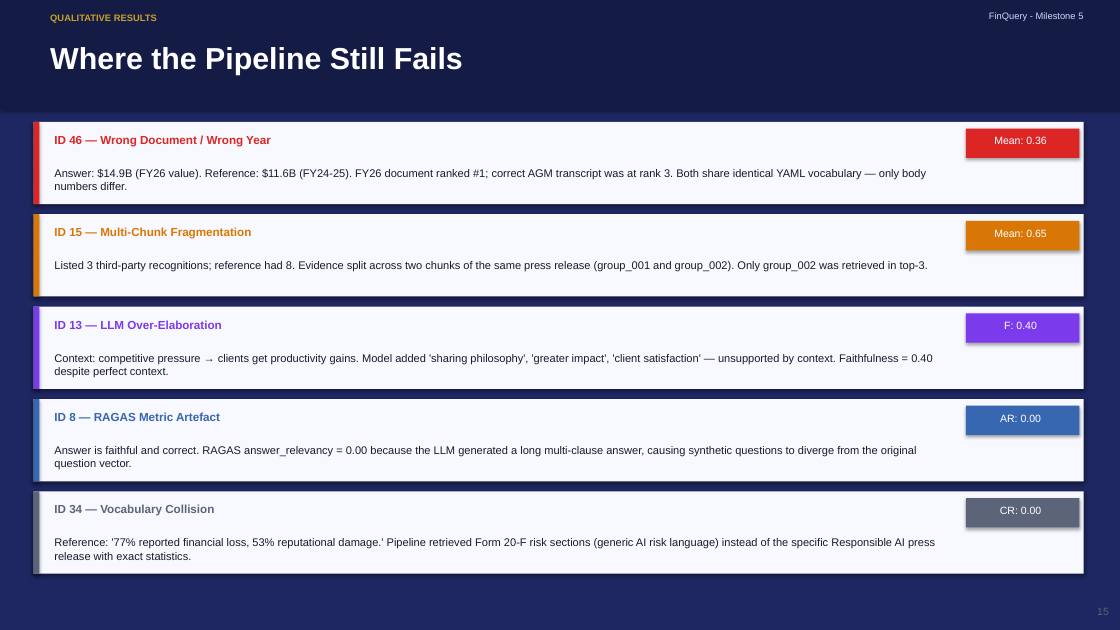
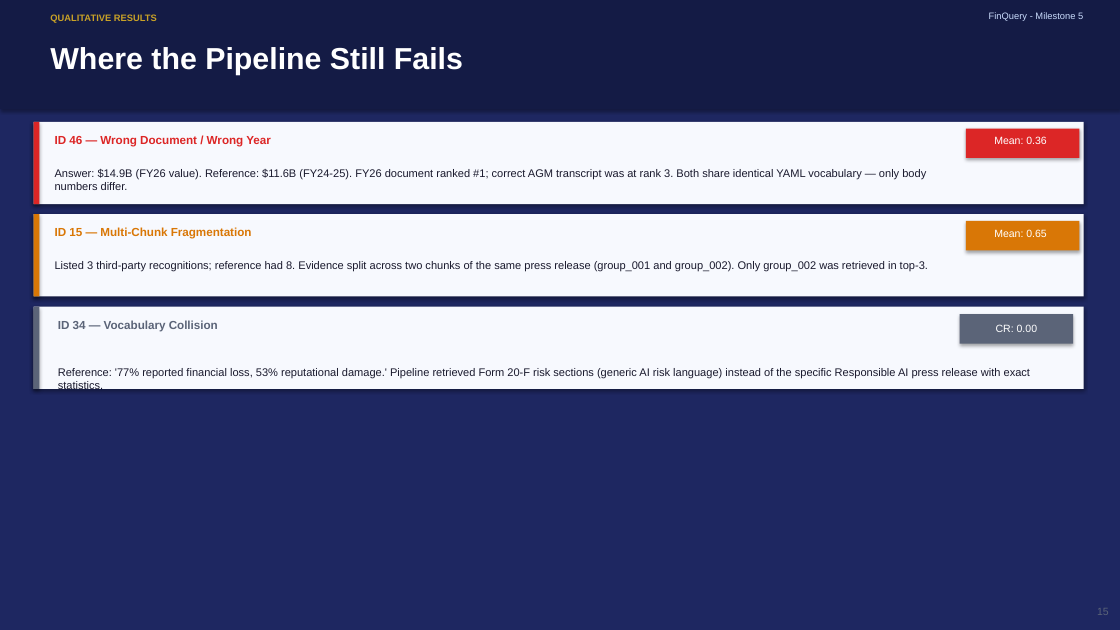
Before and after one commit to nandypi/Group-6-DS-and-AI-Lab-Project, a slide deck: slide 15 of Slides/DSAI_Team_6_Milestone5.pptx. Drawn at 1120x630 pixels with LibreOffice and Linux fonts; fonts in the diff are those of the drawing. Boxes give left, top, right and bottom in pixels: in the first picture for what was removed or moved away, otherwise in the second. Text is boxed around its words. In the diff, an @@ line names an element or a change of style, - is before the commit and + after.

```diff
--- a/Slides/DSAI_Team_6_Milestone5.pptx
+++ b/Slides/DSAI_Team_6_Milestone5.pptx
@@ rectangle at [34, 307, 39, 389]: fill #7C3AED to #5B6478 @@
@@ text "ID 34 — Vocabulary Collision": place and size @@
-text "ID 34 — Vocabulary Collision" at [54, 504, 214, 516]
+text "ID 34 — Vocabulary Collision" at [58, 320, 218, 332]
@@ text removed at [54, 320, 221, 329] @@
-ID 13 — LLM Over-Elaboration
@@ rectangle at [960, 314, 1074, 344]: fill #7C3AED to #5B6478 @@
@@ rectangle: place and size @@
-rectangle at [966, 313, 1080, 343]
+rectangle at [960, 314, 1074, 344]
@@ text "CR: 0.00": place and size @@
-text "CR: 0.00" at [1000, 506, 1041, 514]
+text "CR: 0.00" at [996, 324, 1037, 332]
@@ text removed at [1004, 321, 1036, 329] @@
-F: 0.40
@@ text removed at [54, 354, 933, 377] @@
-Context: competitive pressure → clients get productivity gains. Model added 'sharing philosophy', 'greater impact', 'client satisfaction' — unsupported by context. Faithfulness = 0.40 despite perfect context.
@@ text "Reference: '77% reported financial loss, ..." rewrapped from [54, 538, 935, 560] to [58, 368, 1030, 392] @@
@@ rectangle removed at [34, 399, 1084, 481] @@
@@ rectangle removed at [34, 399, 39, 481] @@
@@ text removed at [54, 412, 220, 424] @@
-ID 8 — RAGAS Metric Artefact
@@ rectangle removed at [966, 406, 1080, 435] @@
@@ text removed at [1000, 414, 1041, 422] @@
-AR: 0.00
@@ text removed at [54, 446, 917, 470] @@
-Answer is faithful and correct. RAGAS answer_relevancy = 0.00 because the LLM generated a long multi-clause answer, causing synthetic questions to diverge from the original question vector.
@@ rectangle removed at [34, 492, 1084, 574] @@
@@ rectangle removed at [34, 492, 39, 574] @@
@@ rectangle removed at [966, 498, 1080, 528] @@
```
Also in this commit, not shown: 10 other slides changed.
